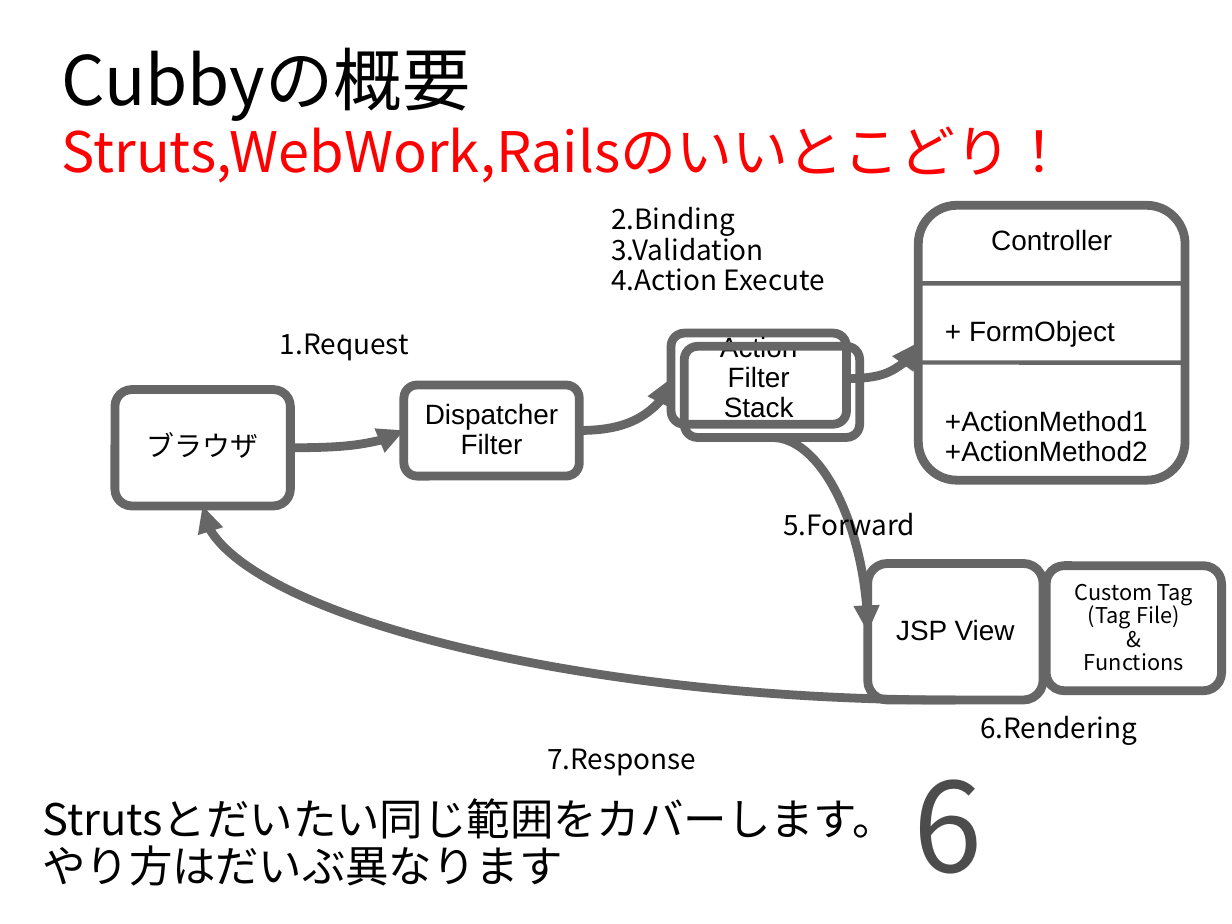
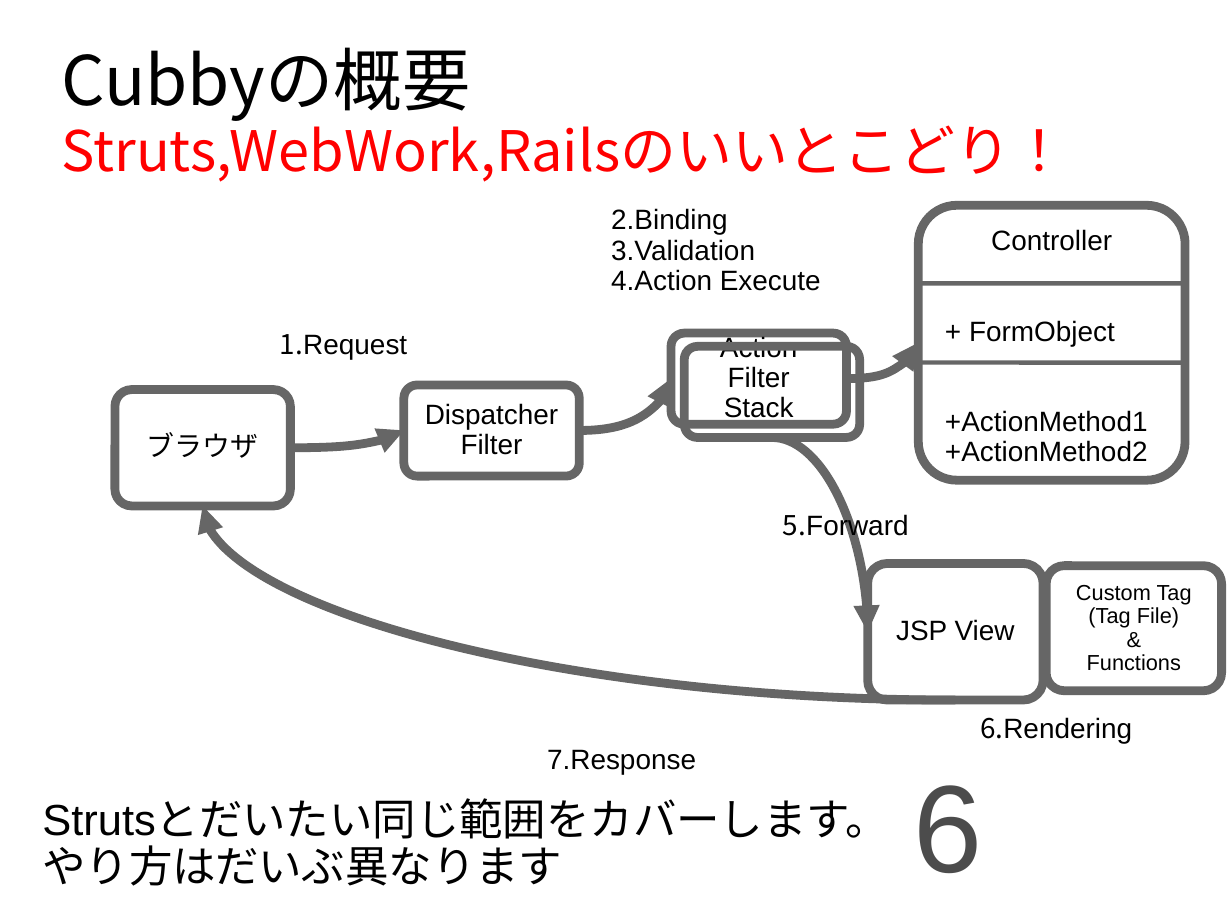
Before and after one commit to seasarorg/cubby, a slide deck: slide 6 of cubby/src/site/resources/presentation/cubby.odp. Drawn at 1232x924 pixels with LibreOffice and Linux fonts; fonts in the diff are those of the drawing. Boxes give left, top, right and bottom in pixels: in the first picture for what was removed or moved away, otherwise in the second. Text is boxed around its words. In the diff, an @@ line names an element or a change of style, - is before the commit and + after.

```diff
--- a/cubby/src/site/resources/presentation/cubby.odp
+++ b/cubby/src/site/resources/presentation/cubby.odp
@@ font Noto Sans CJK JP to Arial in 5 elements at (x1=1046, y1=566, x2=1222, y2=691), (x1=913, y1=785, x2=982, y2=873), (x1=42, y1=800, x2=889, y2=886), (x1=547, y1=749, x2=696, y2=775), (x1=611, y1=208, x2=821, y2=291) @@
@@ text "1.Request" at (x1=280, y1=334, x2=407, y2=360): font Noto Sans CJK JP to Arial in "1.Request" @@
@@ text "5.Forward" at (x1=783, y1=507, x2=909, y2=542): font Noto Sans CJK JP to Arial in "5.Forward" @@
@@ text "6.Rendering" at (x1=980, y1=717, x2=1132, y2=744): font Noto Sans CJK JP to Arial in "6.Rendering" @@
```
Also in this commit, not shown: 9 other slides changed.
